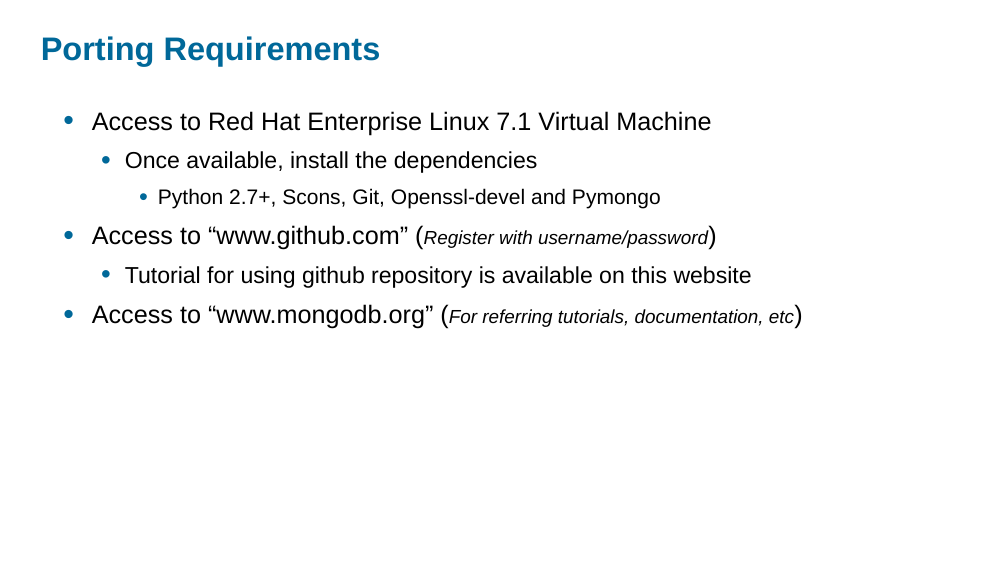
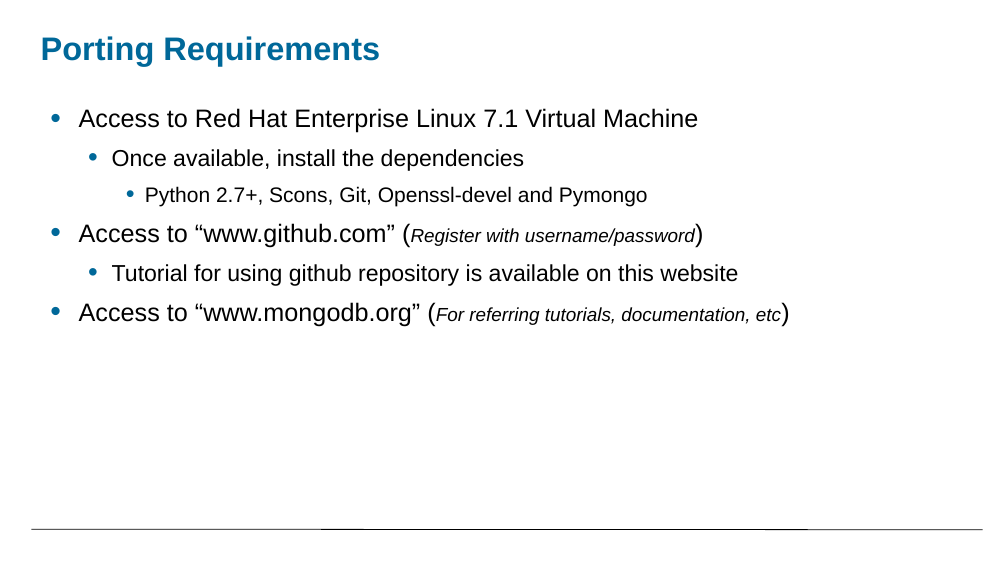
Before and after one commit to ibmsoe/mongo, a slide deck: slide 3 of User_Guide_To_Port_MongoDB_To_RHEL7_1_PPC.ppt. Drawn at 1008x567 pixels with LibreOffice and Linux fonts; fonts in the diff are those of the drawing; background and template pictures are left out. Boxes give left, top, right and bottom in pixels: in the first picture for what was removed or moved away, otherwise in the second. Text is boxed around its words. In the diff, an @@ line names an element or a change of style, - is before the commit and + after.

Commit message:
Modified document to add IBM and Persistent logo

```diff
--- a/User_Guide_To_Port_MongoDB_To_RHEL7_1_PPC.ppt
+++ b/User_Guide_To_Port_MongoDB_To_RHEL7_1_PPC.ppt
@@ text "Access to Red Hat Enterprise ...": place and size @@
-text "Access to Red Hat Enterprise ..." at [92,111,794,329]
+text "Access to Red Hat Enterprise ..." at [79,108,781,327]
@@ line added from (32, 529) to (982, 530), #000000 0.74 pt @@
```
Also in this commit, not shown: 14 other slides changed.
